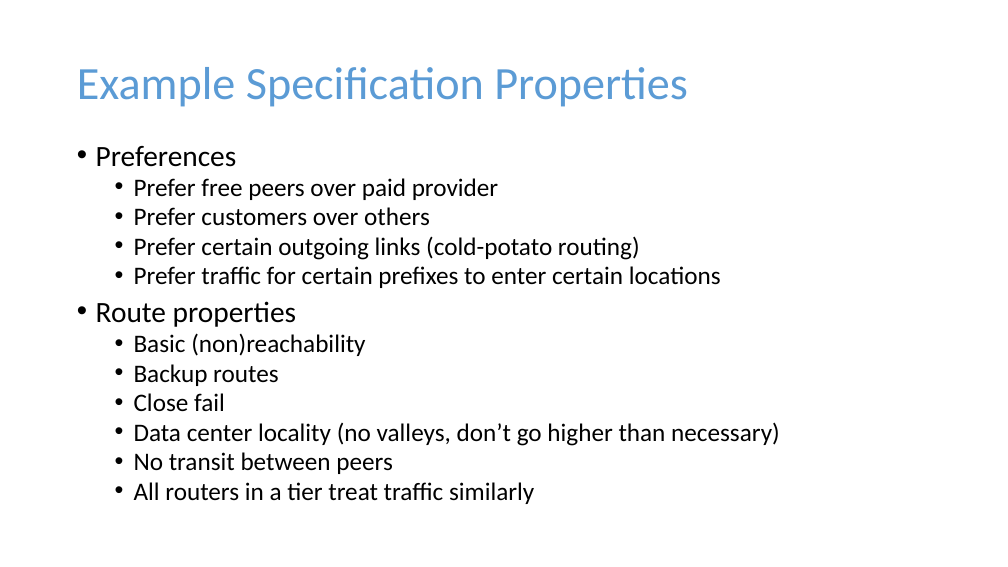
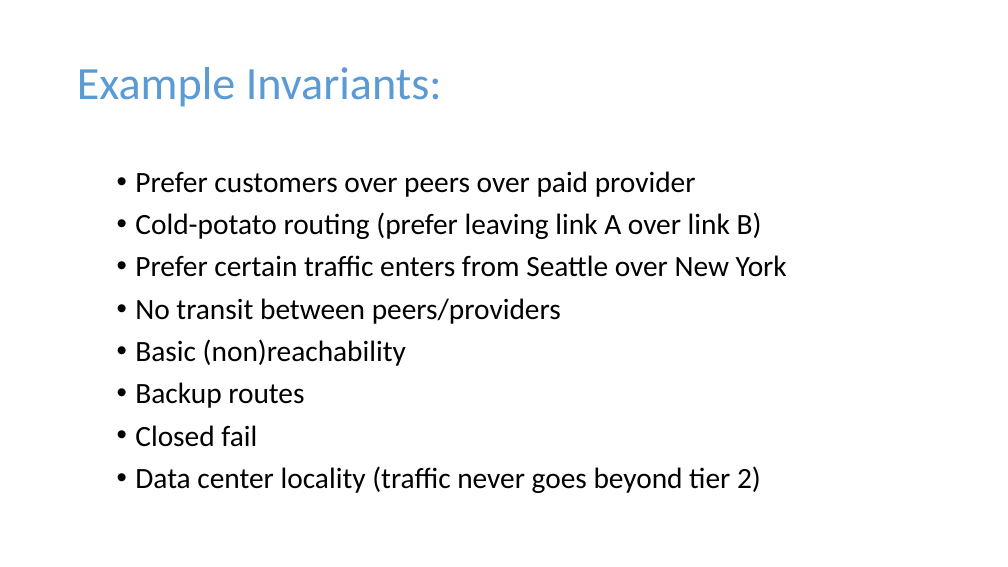
Before and after one commit to rabeckett/propane, a slide deck: slide 2 of notes/demo/Properties.pptx (slide 3 before the commit). Drawn at 1008x567 pixels with LibreOffice and Linux fonts; fonts in the diff are those of the drawing. Boxes give left, top, right and bottom in pixels: in the first picture for what was removed or moved away, otherwise in the second. Text is boxed around its words. In the diff, an @@ line names an element or a change of style, - is before the commit and + after.

Commit message:
Work with multiple prefixes. Catching more errors. More unit tests. Refactoring code.

```diff
--- a/notes/demo/Properties.pptx
+++ b/notes/demo/Properties.pptx
@@ title at bbox=[77, 67, 442, 107]: text changed @@
-Example Specification Properties
+Example Invariants:
@@ text "Prefer customers over peers over ...": place and size @@
-text "Prefer customers over peers over ..." at bbox=[96, 146, 780, 504]
+text "Prefer customers over peers over ..." at bbox=[135, 171, 787, 493]
@@ text at bbox=[135, 171, 787, 324]: text changed; size 24 to 28 pt @@
-• Preferences
-  • Prefer free peers over paid provider
-  • Prefer customers over others
-  • Prefer certain outgoing links (cold-potato routing)
-  • Prefer traffic for certain prefixes to enter certain locations
-• Route properties
+• Prefer customers over peers over paid provider
+• Cold-potato routing (prefer leaving link A over link B)
+• Prefer certain traffic enters from Seattle over New York
+• No transit between peers/providers
@@ text at bbox=[135, 339, 406, 408]: size 24 to 28 pt in "Basic (non)reachability", "Backup routes"; list level 2 to 1 in "Basic (non)reachability"; line spacing 0.8 to 0.9; list level 2 to 1 in "Backup routes" @@
@@ text at bbox=[135, 425, 761, 493]: text changed; size 24 to 28 pt @@
-  • Close fail
-  • Data center locality (no valleys, don’t go higher than necessary)
-  • No transit between peers
-  • All routers in a tier treat traffic similarly
+• Closed fail
+• Data center locality (traffic never goes beyond tier 2)
```
Also in this commit, not shown: 7 other slides changed, 4 slides added, 3 slides removed, 16 other files.
